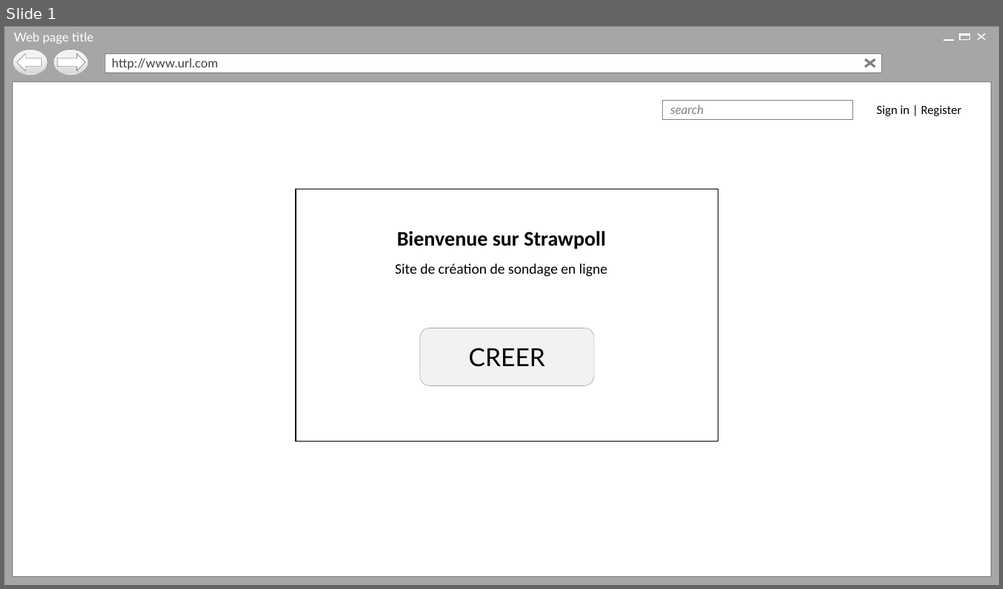
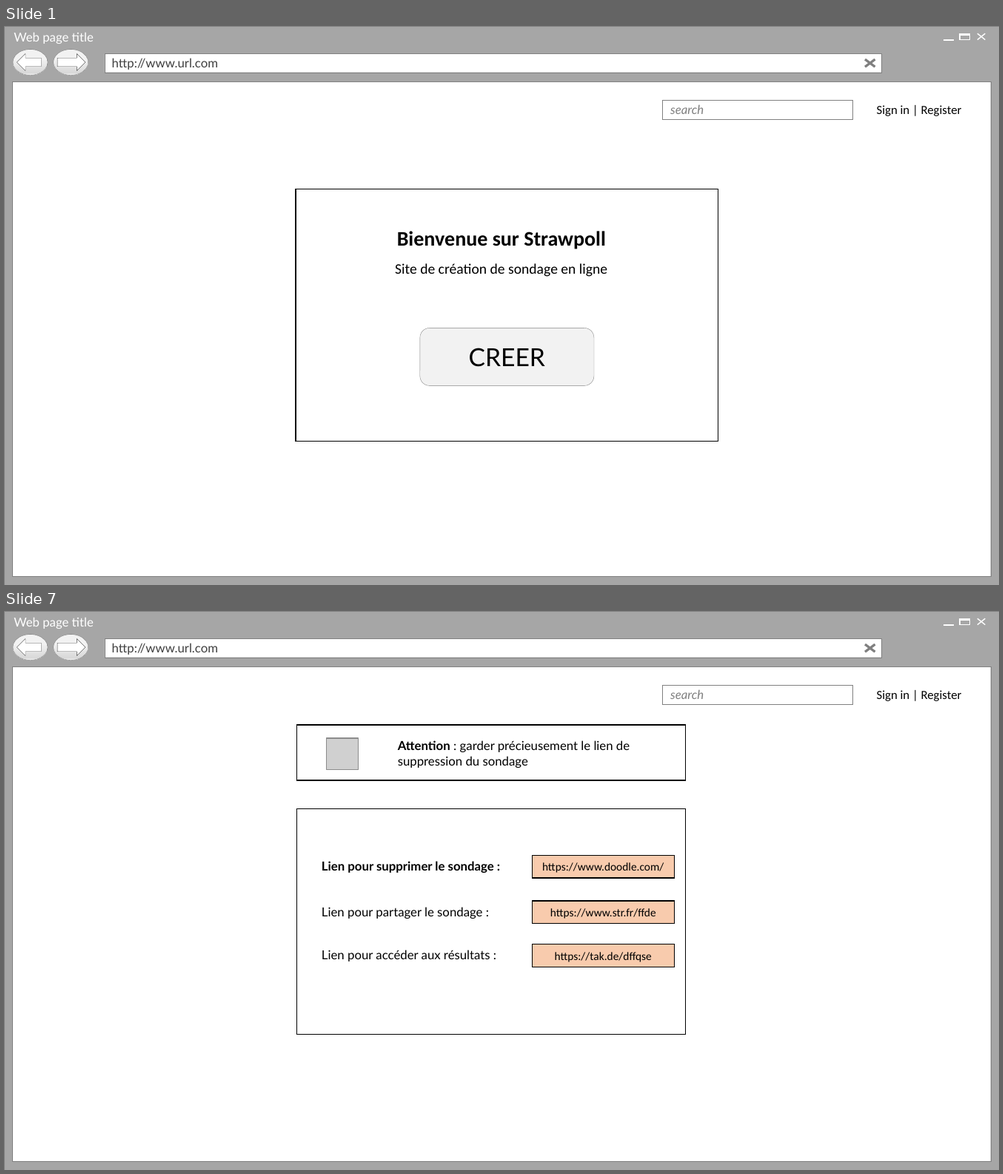
Before and after one commit to Holyz1988/PROJET1-ASP.NET, a slide deck: Page d’acceuil.pptx. Shown one above the other, each under a label of ours: slide 1 before the commit, slides 1 and 7 after it; the slides between them are not shown. The pictures are 1003x589 and 1003x1174 pixels, drawn with LibreOffice and Linux fonts; fonts in the diff are those of the drawing; grey boxes stand for pictures; background and template pictures are left out. Boxes give left, top, right and bottom in pixels: in the first picture for what was removed or moved away, otherwise in the second. Text is boxed around its words. In the diff, an @@ line names an element or a change of style, - is before the commit and + after.

Commit message:
Slides sondages et relations entre elles terminé

```diff
--- a/Page d’acceuil.pptx
+++ b/Page d’acceuil.pptx
@@ slide 7 added at [4,611,999,1170], background #FFFFFF; not listed: 17 template elements that a slide beside it also shows @@
@@ rectangle added at [296,725,686,780], fill #FFFFFF, outline #000000 1 pt @@
@@ picture added at [327,738,358,770] @@
@@ text added at [398,741,629,768], 12 pt, text #000000 @@
+Attention : garder précieusement le lien de suppression du sondage
@@ group added at [296,809,686,1036]: 4 rectangles, 3 texts @@
+Lien pour supprimer le sondage :
+Lien pour partager le sondage :
+Lien pour accéder aux résultats :
+https://www.doodle.com/
+https://tak.de/dffqse
+https://www.str.fr/ffde
```
Also in this commit, not shown: 5 slides changed, 12 other slides added, 1 slide removed.
